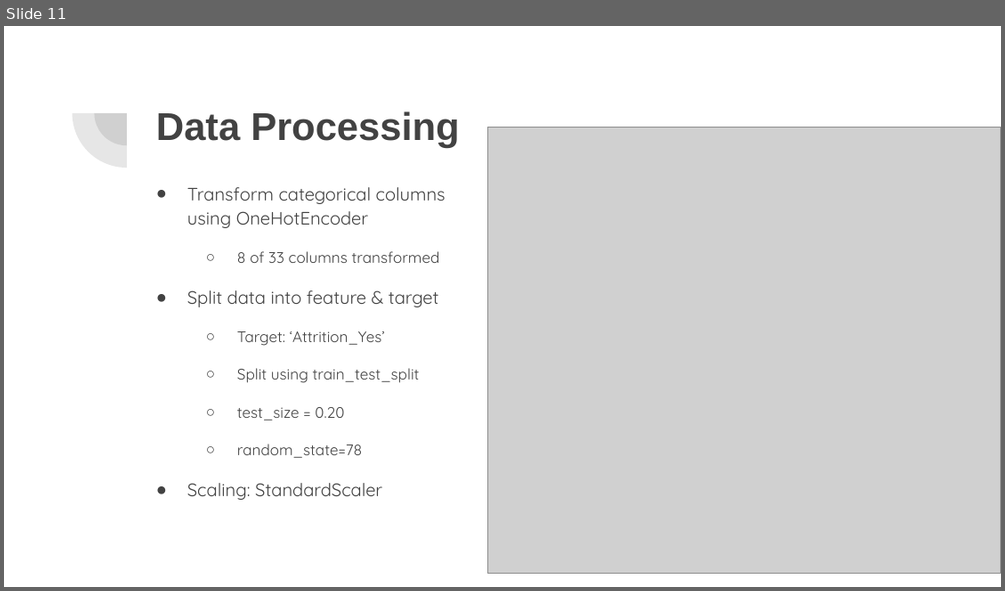
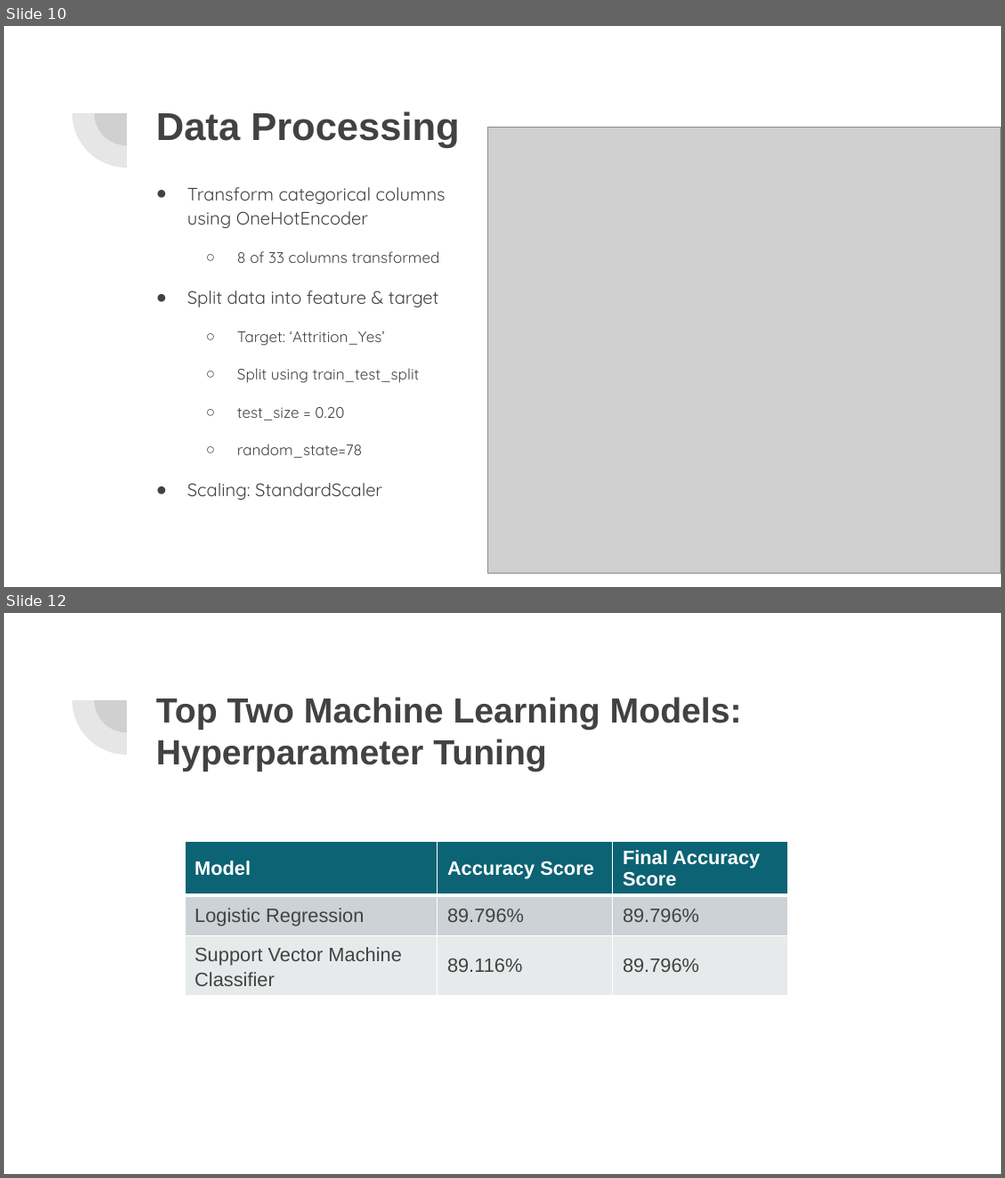
Before and after one commit to lykkelig/Group6_Final_Project, a slide deck: Presentation/Final Project Presentation.pptx. Shown one above the other, each under a label of ours: slide 11 before the commit, slides 10 and 12 after it; the slides between them are not shown. The pictures are 1005x591 and 1005x1178 pixels, drawn with LibreOffice and Linux fonts; fonts in the diff are those of the drawing; grey boxes stand for pictures. Boxes give left, top, right and bottom in pixels: in the first picture for what was removed or moved away, otherwise in the second. Text is boxed around its words. In the diff, an @@ line names an element or a change of style, - is before the commit and + after.

```diff
--- a/Presentation/Final Project Presentation.pptx
+++ b/Presentation/Final Project Presentation.pptx
@@ slide 12 added at [4, 613, 1001, 1174], background #FFFFFF; not listed: 2 template elements that a slide beside it also shows @@
@@ title added at [156, 697, 742, 771], 25.2 pt, text #424242, bold @@
+Top Two Machine Learning Models:
+Hyperparameter Tuning
@@ table added at [185, 841, 787, 1000], 3 rows, 3 columns @@
+Model | Accuracy Score | Final Accuracy Score
+Logistic Regression | 89.796% | 89.796%
+Support Vector Machine Classifier | 89.116% | 89.796%
@@ what was slide 11 is now slide 10 @@
```
Also in this commit, not shown: 3 slides changed, 2 slides removed.
